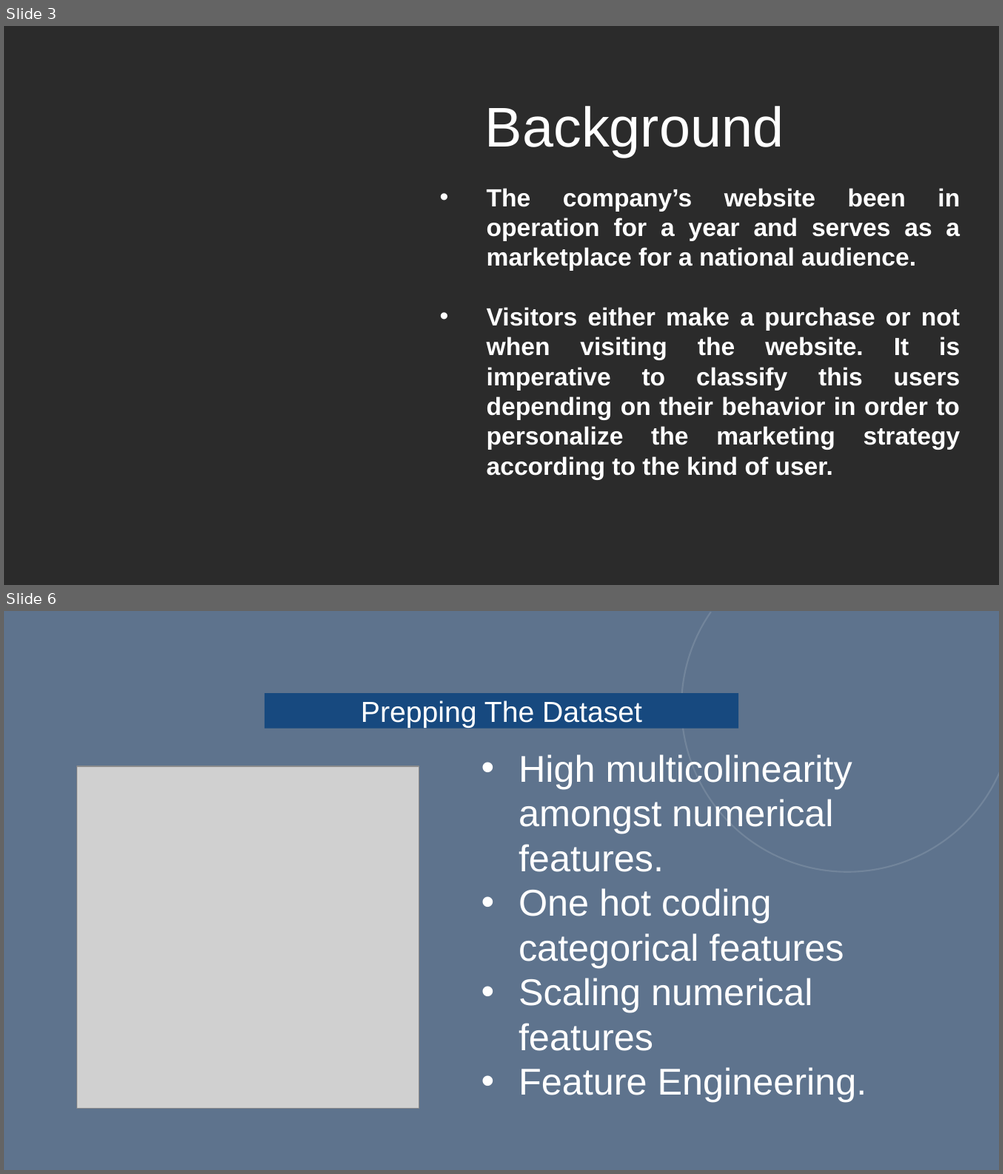
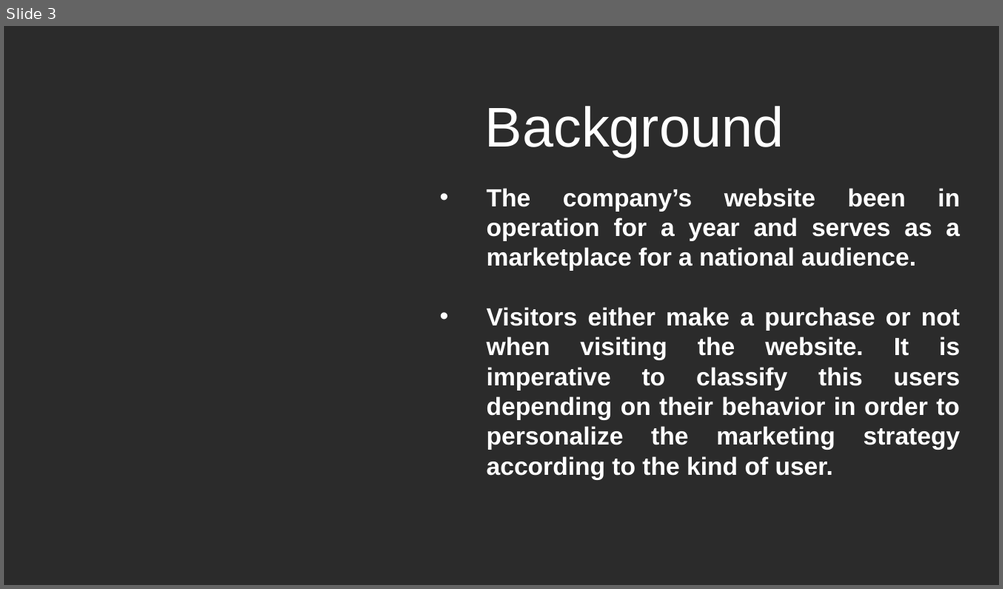
Before and after one commit to a123priya/dsc-mod-5-project-online-ds-pt-021119, a slide deck: presentation.pptx. Shown one above the other, each under a label of ours: slides 3 and 6 before the commit, slide 3 after it; the slides between them are not shown. The pictures are 1003x1174 and 1003x589 pixels, drawn with LibreOffice and Linux fonts; fonts in the diff are those of the drawing; grey boxes stand for pictures; background and template pictures are left out; a plain dark background stands for a picture behind light text. Boxes give left, top, right and bottom in pixels: in the first picture for what was removed or moved away, otherwise in the second. Text is boxed around its words. In the diff, an @@ line names an element or a change of style, - is before the commit and + after.

```diff
--- a/presentation.pptx
+++ b/presentation.pptx
@@ slide 6 removed at (4, 611, 999, 1170), background picture (left out) @@
@@ rectangle removed at (4, 611, 999, 1170) @@
@@ arc (boxed as its full ellipse) removed at (681, 611, 999, 872) @@
@@ rectangle removed at (264, 693, 738, 728) @@
-Prepping The Dataset
@@ freeform shape removed at (37, 742, 429, 1134) @@
@@ text removed at (518, 755, 867, 1102) @@
-• High multicolinearity amongst numerical features.
-• One hot coding categorical features
-• Scaling numerical features
-• Feature Engineering.
@@ picture removed at (77, 766, 420, 1109) @@
```
Also in this commit, not shown: 4 slides changed, 6 slides added, 4 other slides removed, 4 other files.
